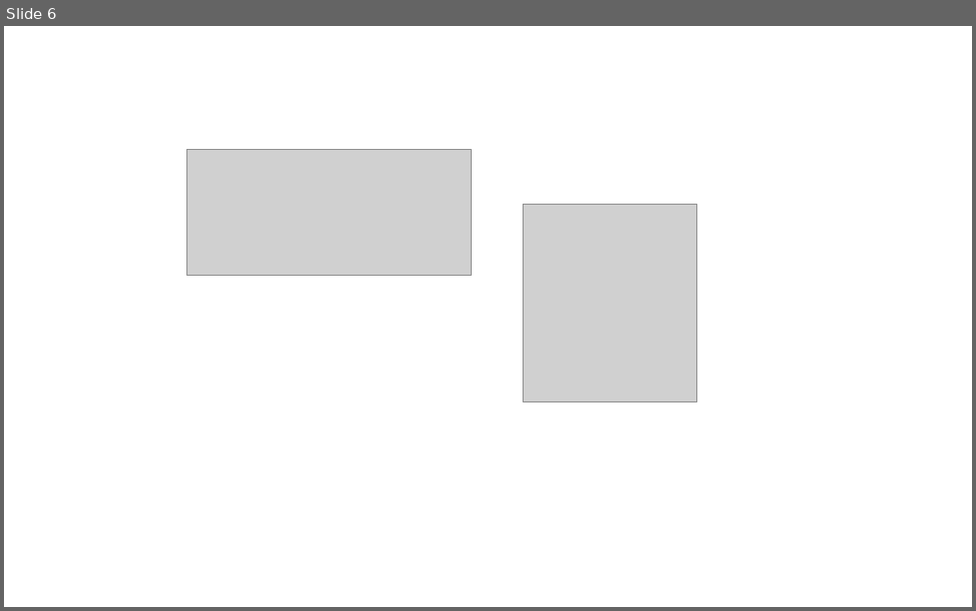
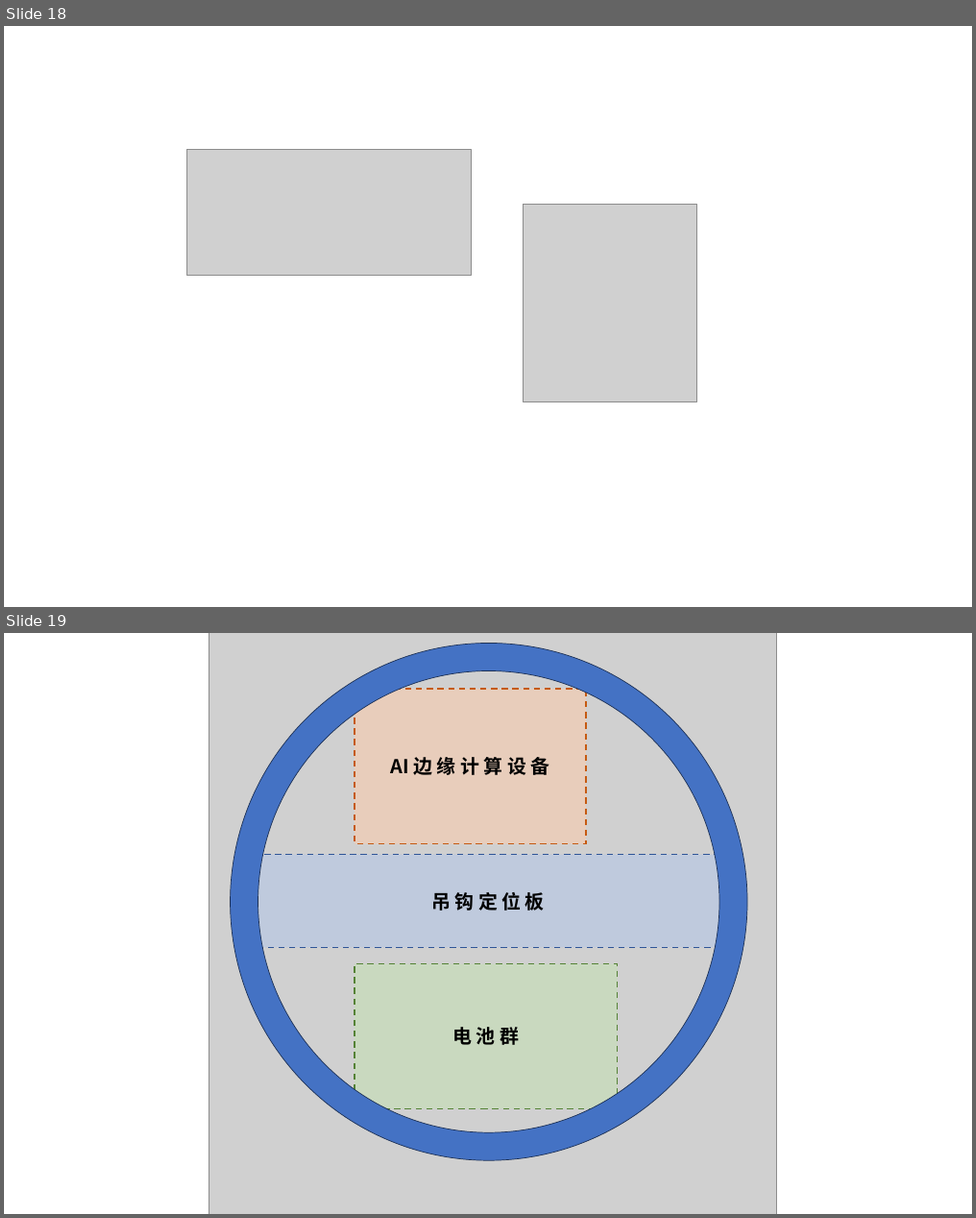
Before and after one commit to 1111224cyfff/graduation-thesis, a slide deck: figures/素材/论文终稿配图.pptx. Shown one above the other, each under a label of ours: slide 6 before the commit, slides 18 and 19 after it. The pictures are 976x611 and 976x1218 pixels, drawn with LibreOffice and Linux fonts; fonts in the diff are those of the drawing; grey boxes stand for pictures. Boxes give left, top, right and bottom in pixels: in the first picture for what was removed or moved away, otherwise in the second. Text is boxed around its words. In the diff, an @@ line names an element or a change of style, - is before the commit and + after.

```diff
--- a/figures/素材/论文终稿配图.pptx
+++ b/figures/素材/论文终稿配图.pptx
@@ slide 19 added at [4,633,972,1214], background #FFFFFF @@
@@ picture added at [208,633,777,1214] @@
@@ donut added at [230,643,747,1160], fill #4472C4, outline #1E3256 1 pt @@
@@ rectangle added at [354,689,586,844], fill #F8CBAD at 60% opacity, outline #C55A11 2.25 pt dashed, 28 pt, text #000000, bold @@
+AI 边 缘 计 算 设 备
@@ rectangle added at [246,854,730,947], fill #B4C7E7 at 60% opacity, outline #2F5597 2.25 pt dashed, 28 pt, text #000000, bold @@
+吊 钩 定 位 板
@@ rectangle added at [354,964,616,1109], fill #C5E0B4 at 60% opacity, outline #548235 2.25 pt dashed, 28 pt, text #000000, bold @@
+电 池 群
@@ what was slide 6 is now slide 18 @@
```
Also in this commit, not shown: 13 other slides added, 9 other files.
